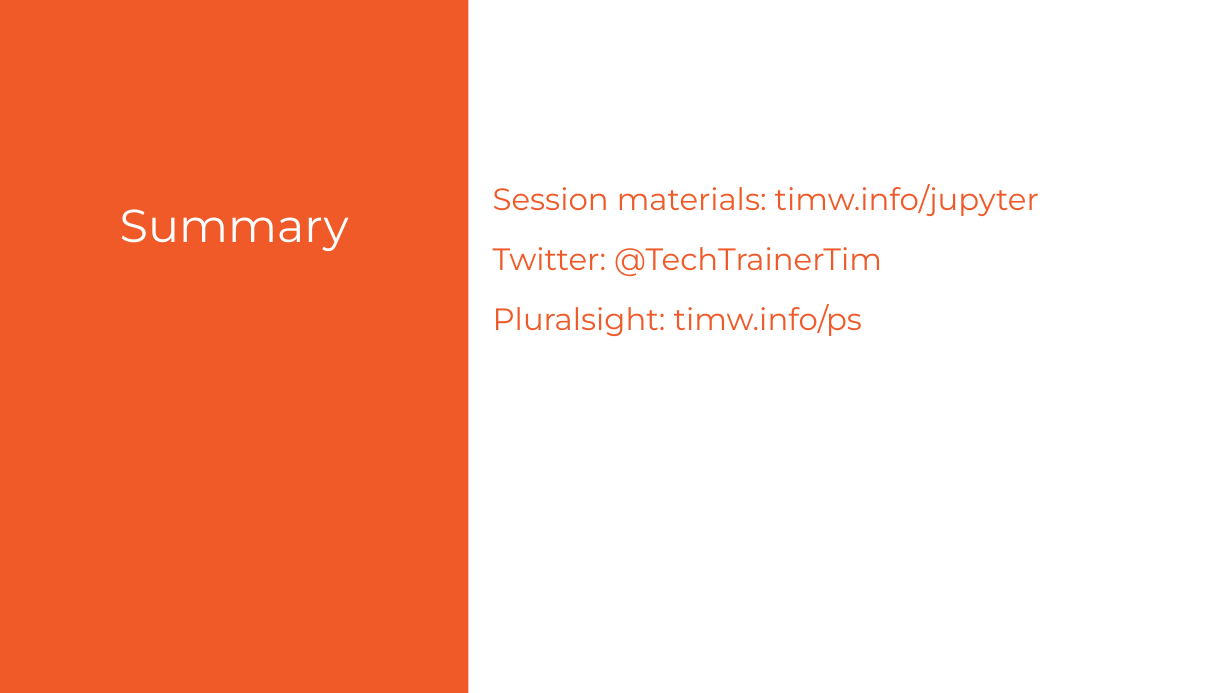
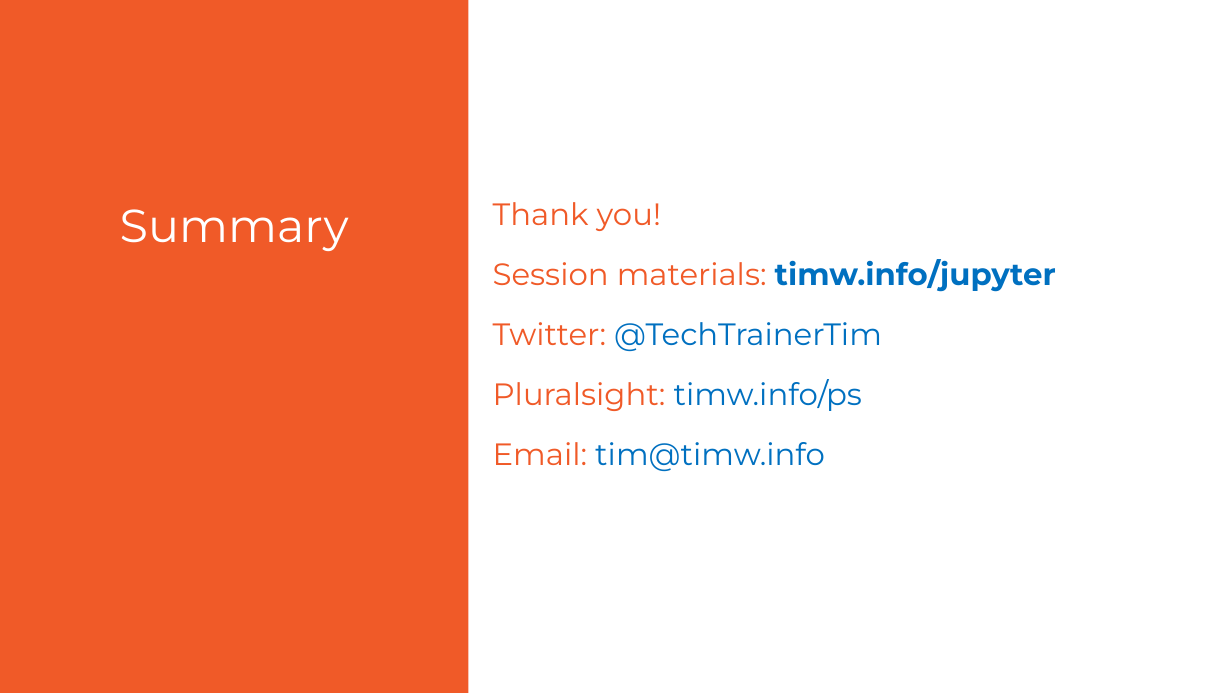
Before and after one commit to timothywarner/jupyter, a slide deck: slide 8 of twarner-dotnet-interactive.pptx. Drawn at 1232x693 pixels with LibreOffice and Linux fonts; fonts in the diff are those of the drawing; background and template pictures are left out. Boxes give left, top, right and bottom in pixels: in the first picture for what was removed or moved away, otherwise in the second. Text is boxed around its words. In the diff, an @@ line names an element or a change of style, - is before the commit and + after.

```diff
--- a/twarner-dotnet-interactive.pptx
+++ b/twarner-dotnet-interactive.pptx
@@ text "Thank you!": place and size @@
-text "Thank you!" at (493,184,1039,336)
+text "Thank you!" at (493,202,1056,471)
@@ text at (493,202,661,231): paragraph added @@
+  Thank you!
@@ text at (493,259,1056,411): text colour #F05A28 to #0070C0 in "timw.info/jupyter", "@TechTrainerTim", "timw.info/ps"; bold on in "timw.info/jupyter" @@
@@ text at (493,442,825,471): paragraph added @@
+  Email: tim@timw.info
```
Also in this commit, not shown: 1 other slide changed, 2 other files.
